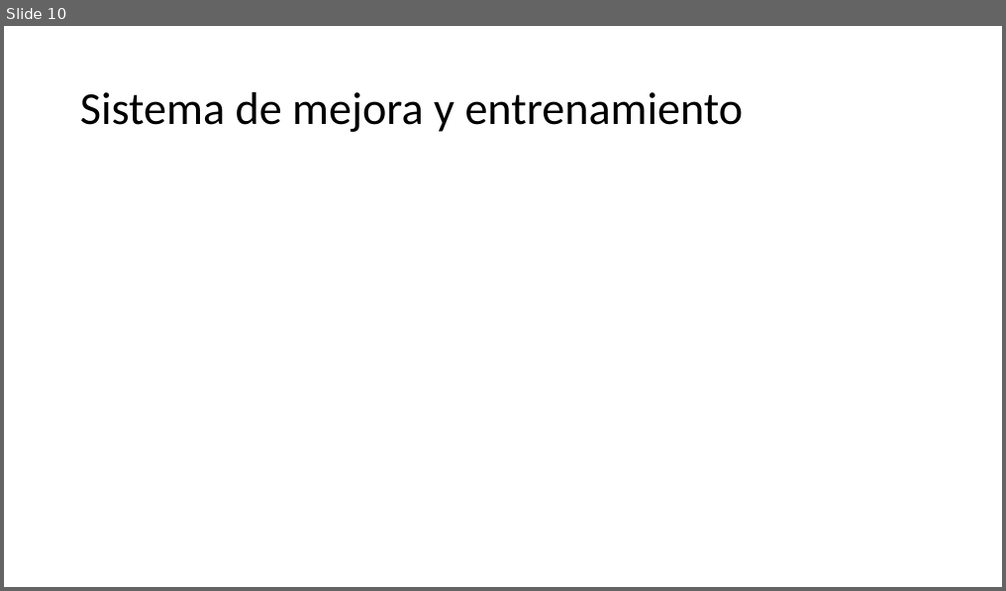
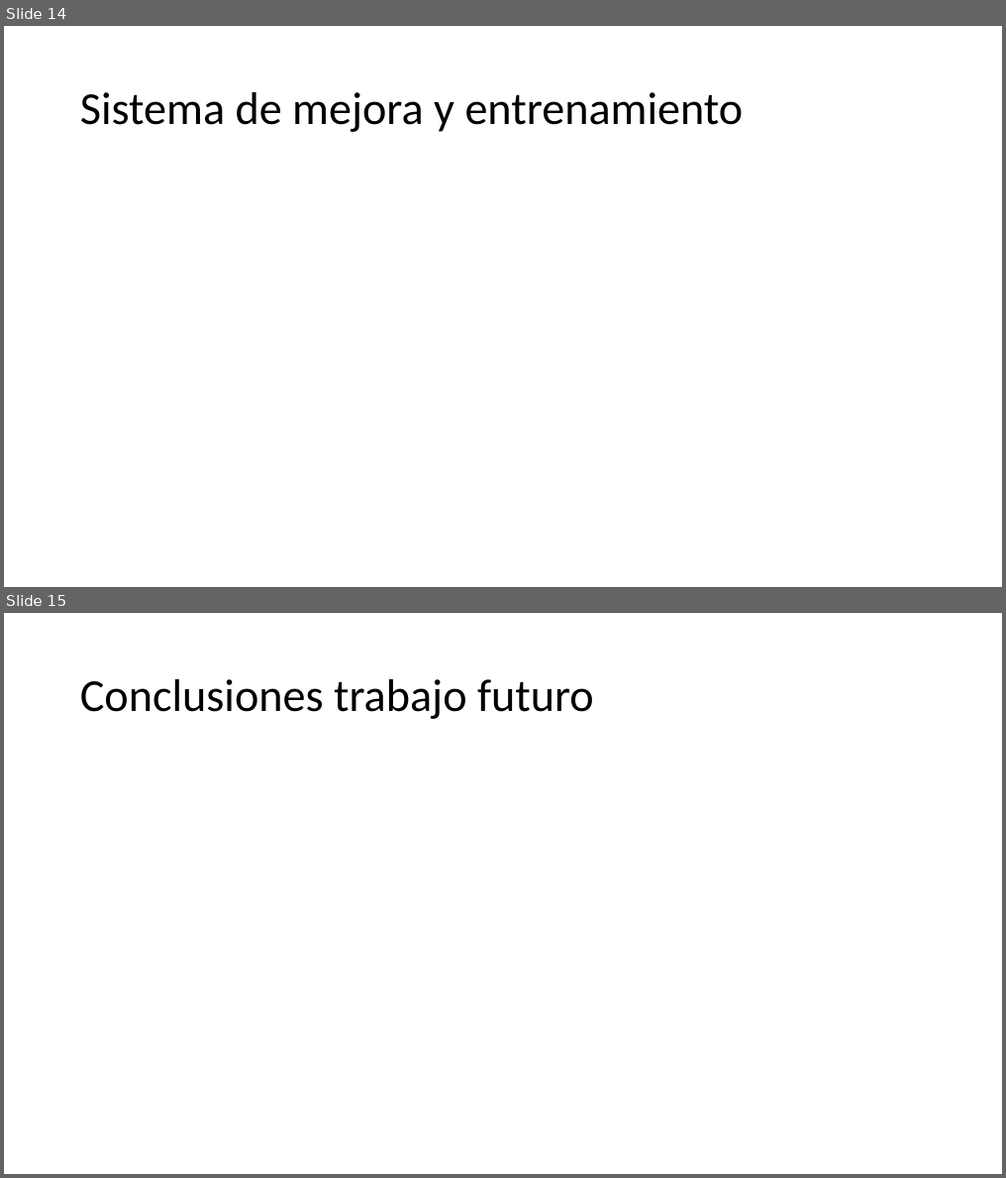
Before and after one commit to tonny94/MCB, a slide deck: Documentos/Presentación.pptx. Shown one above the other, each under a label of ours: slide 10 before the commit, slides 14 and 15 after it. The pictures are 1006x591 and 1006x1178 pixels, drawn with LibreOffice and Linux fonts; fonts in the diff are those of the drawing. Boxes give left, top, right and bottom in pixels: in the first picture for what was removed or moved away, otherwise in the second. Text is boxed around its words. In the diff, an @@ line names an element or a change of style, - is before the commit and + after.

```diff
--- a/Documentos/Presentación.pptx
+++ b/Documentos/Presentación.pptx
@@ slide 15 added at (4,613,1002,1174), background #FFFFFF @@
@@ title added at (80,679,594,719), 44 pt, text #000000 @@
+Conclusiones trabajo futuro
@@ what was slide 10 is now slide 14 @@
```
Also in this commit, not shown: 4 other slides added.
